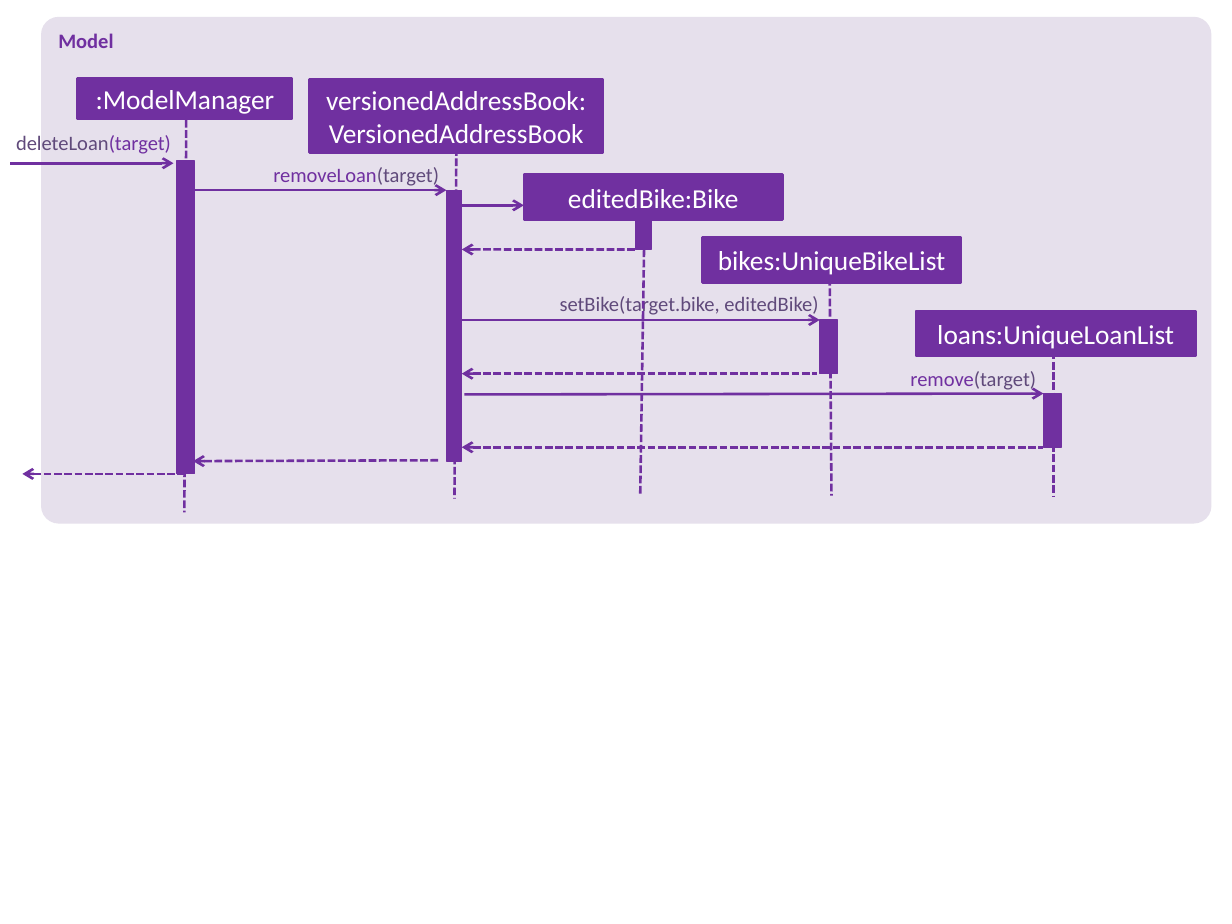
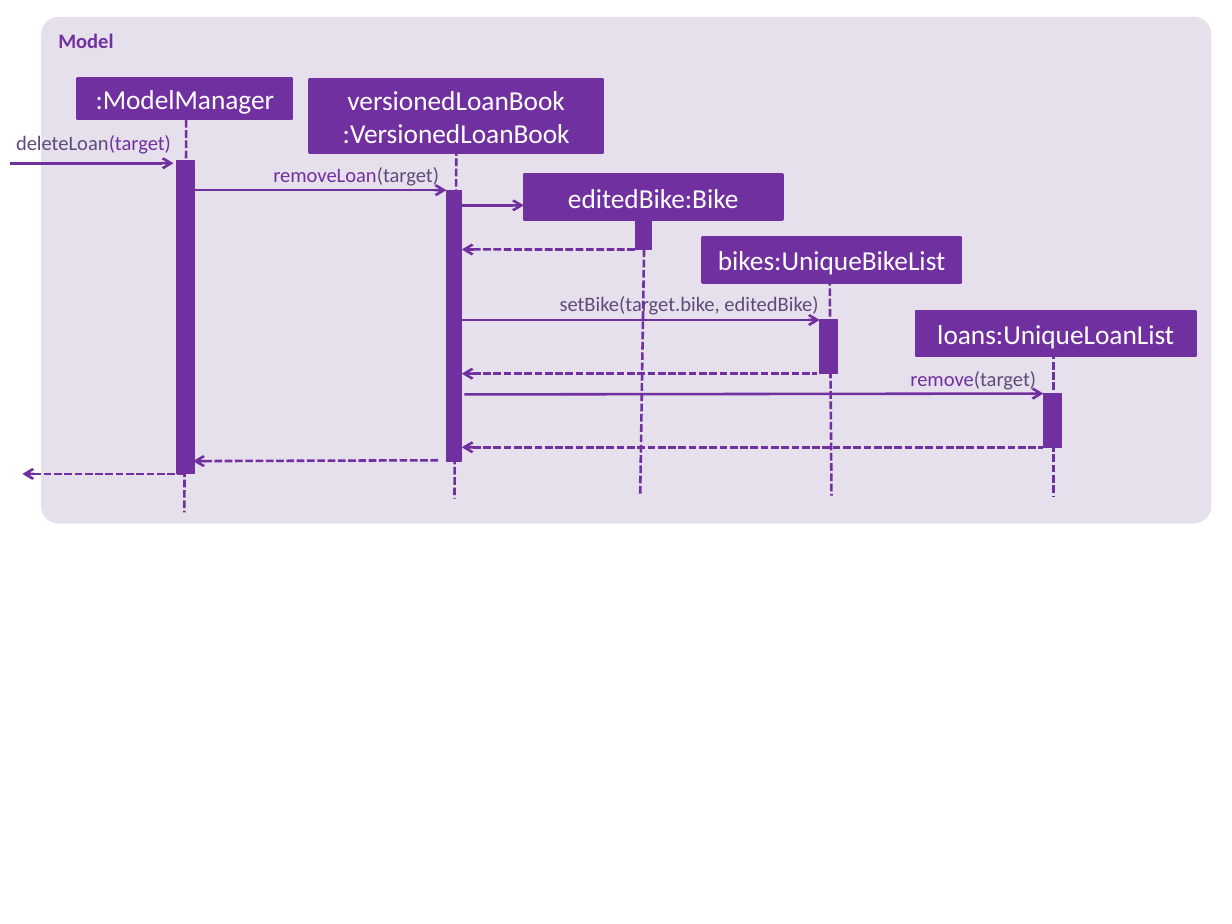
Before and after one commit to xantho09/main, a slide deck: slide 1 of docs/diagrams/DeleteLoanSequenceDiagram.pptx. Drawn at 1232x924 pixels with LibreOffice and Linux fonts; fonts in the diff are those of the drawing. Boxes give left, top, right and bottom in pixels: in the first picture for what was removed or moved away, otherwise in the second. Text is boxed around its words. In the diff, an @@ line names an element or a change of style, - is before the commit and + after.

```diff
--- a/docs/diagrams/DeleteLoanSequenceDiagram.pptx
+++ b/docs/diagrams/DeleteLoanSequenceDiagram.pptx
@@ text in rectangle at box(343, 91, 570, 143): text changed @@
-versionedAddressBook:VersionedAddressBook
+versionedLoanBook
+:VersionedLoanBook
```
Also in this commit, not shown: 14 other files.
